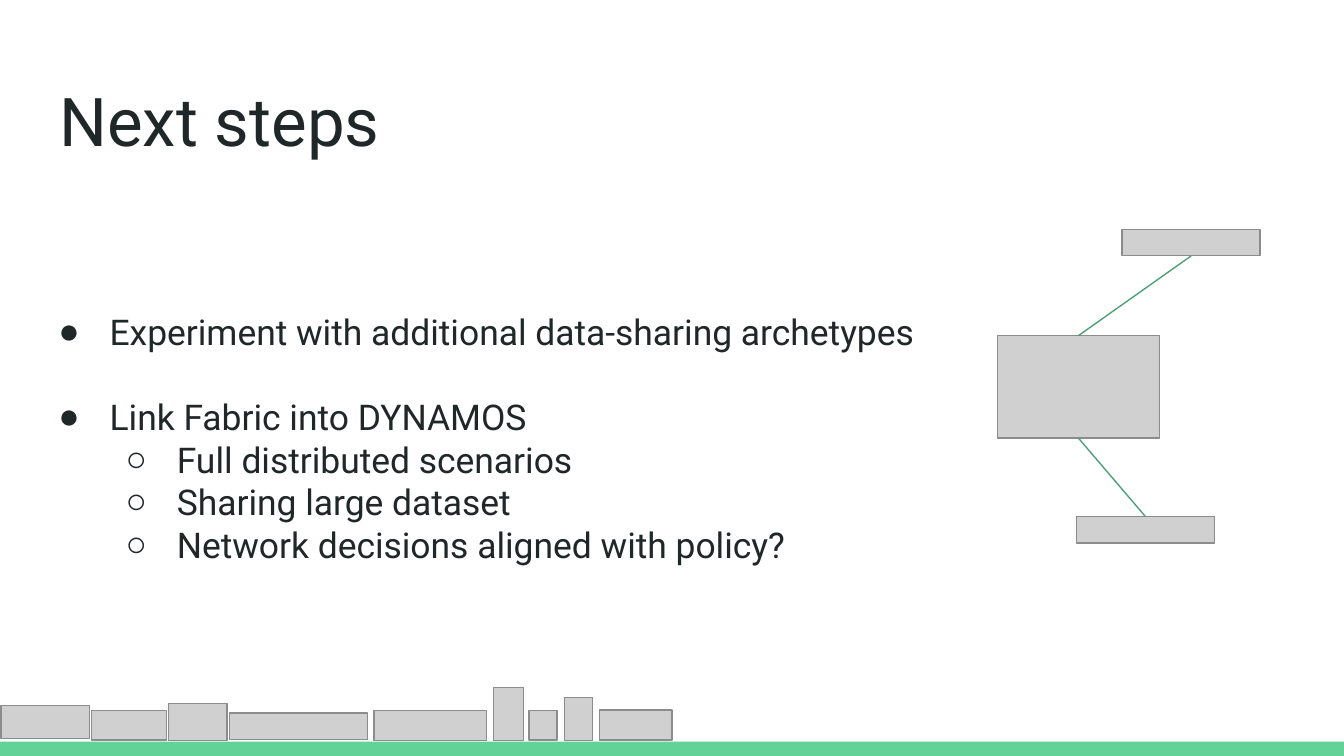
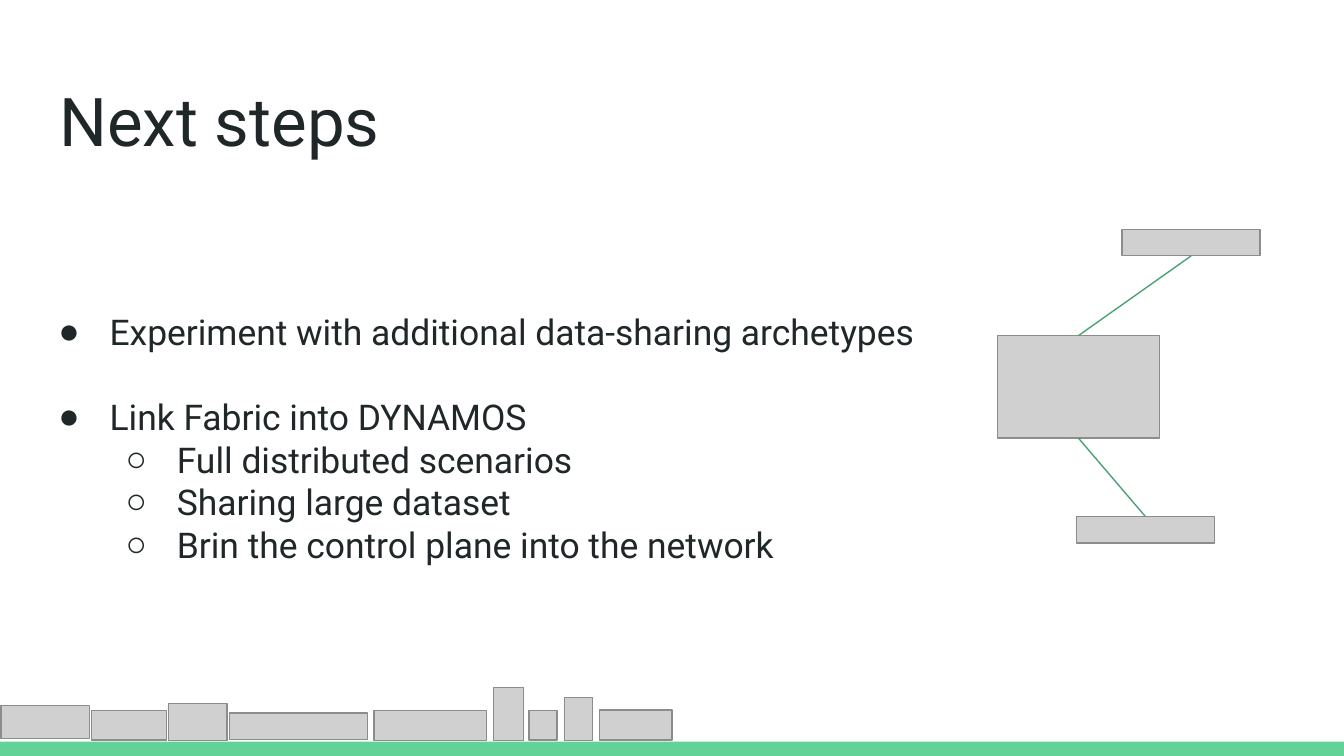
Before and after one commit to Jorrit05/DYNAMOS, a slide deck: slide 4 of docs/slides/panel.pptx. Drawn at 1344x756 pixels with LibreOffice and Linux fonts; fonts in the diff are those of the drawing; grey boxes stand for pictures. Boxes give left, top, right and bottom in pixels: in the first picture for what was removed or moved away, otherwise in the second. Text is boxed around its words. In the diff, an @@ line names an element or a change of style, - is before the commit and + after.

```diff
--- a/docs/slides/panel.pptx
+++ b/docs/slides/panel.pptx
@@ text at [177,531,774,566]: text changed @@
-  ○ Network decisions aligned with policy?
+  ○ Brin the control plane into the network
```
Also in this commit, not shown: 3 other slides changed, 9 other files.
